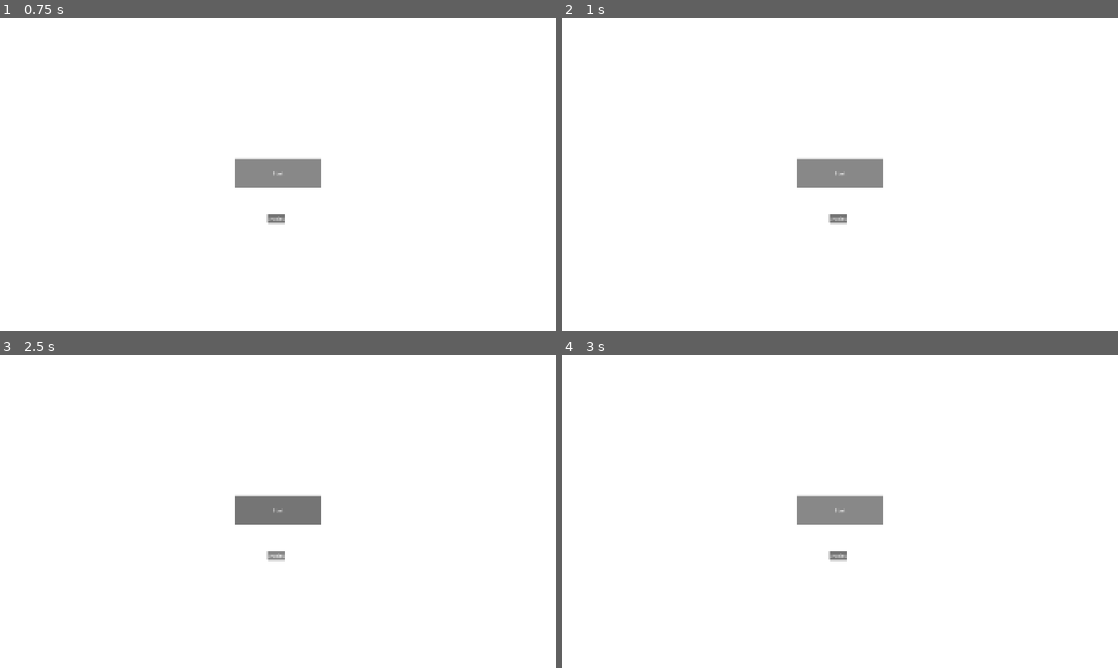
Above: before the commit, frames 1-4 (two rows, left to right).
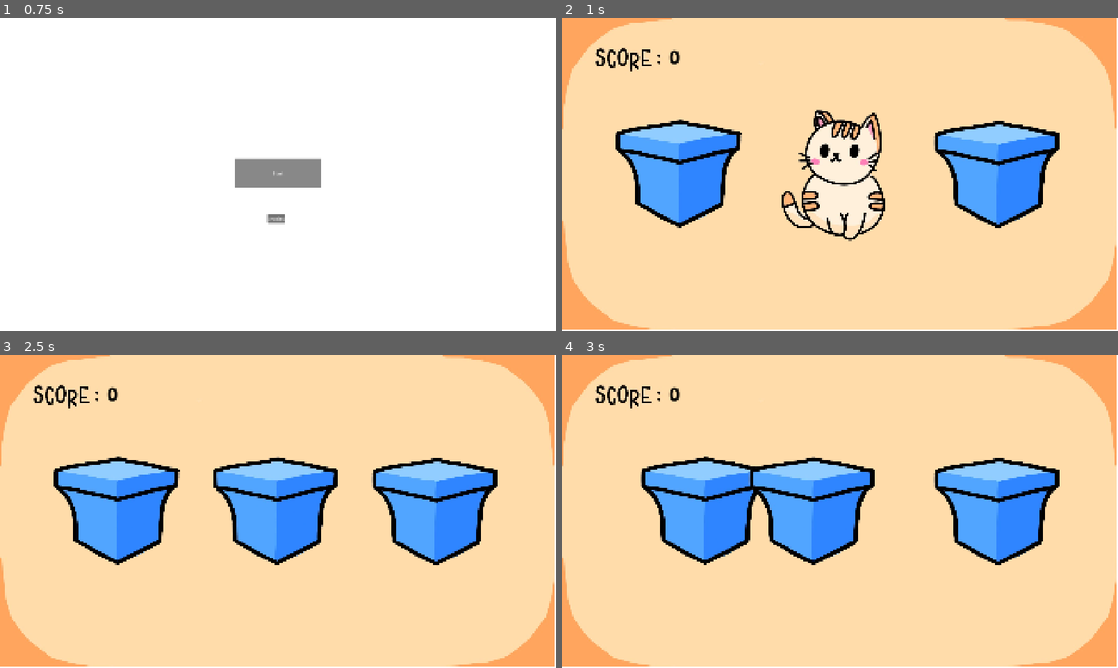
Above: after the commit, the same moments.

Repository: augustgrantham/gamejam2026
Game: Godot game, scene res://mainmenu.tscn
Same seed, same stepped clock (60 frames per second), same inputs: the game is played once before the commit and once after it. This scene is started directly instead of the project's main scene.
Inputs (mouse positions are in pixels of both pictures, inside the frame that each line leads up to):
- Up to frame 1 (0.75 s): click "Start" at 0.5 s
- Up to frame 2 (1 s): no input
- Up to frame 3 (2.5 s): click (278, 511) at 1.25 s, where only the run before the commit has a clickable "Start"; click (278, 555) at 2 s, where only the run before the commit has a clickable "credits"
- Up to frame 4 (3 s): click (840, 511) at 2.75 s, where only the run before the commit has a clickable "Start"

Frame 1 is identical in both runs. In frame 2, 99% of the frame differs, in the area x 0-100%, y 0-100%; in frame 3, 99%; in frame 4, 99%.
Error in both runs: Invalid assignment of property or key 'text' with value of type 'String' on a base object of type 'null instance'. (res://scripts/mainmenu.gd:6)

Commit message:
Last Sync: 2026-02-21 20:15 (Mobile)

Diff:
--- a/where's-schrodinger's-cat-/scenes/game.tscn
+++ b/where's-schrodinger's-cat-/scenes/game.tscn
@@ -7,6 +7,8 @@
 [sub_resource type="LabelSettings" id="LabelSettings_e2o6t"]
 font_size = 63
 font_color = Color(0, 0, 0, 1)
+outline_size = 6
+outline_color = Color(0, 0, 0, 1)
 
 [node name="Node2D" type="Node2D" unique_id=1786731713]
 script = ExtResource("1_80nbo")
--- a/where's-schrodinger's-cat-/scenes/mainmenu.tscn
+++ b/where's-schrodinger's-cat-/scenes/mainmenu.tscn
@@ -10,6 +10,8 @@
 [sub_resource type="LabelSettings" id="LabelSettings_7yvfd"]
 font_size = 64
 font_color = Color(0, 0, 0, 1)
+outline_size = 6
+outline_color = Color(0, 0, 0, 1)
 
 [node name="menuNode" type="Control" unique_id=653461740]
 layout_mode = 3
--- a/where's-schrodinger's-cat-/scripts/MusicPlayer.gd
+++ b/where's-schrodinger's-cat-/scripts/MusicPlayer.gd
@@ -7,6 +7,7 @@
 var box_opening_sfx = preload("res://sounds/zapsplat_foley_pouch_velcro_rip_013_97211.mp3")
 var meow = preload("res://sounds/Cat1.mp3")
 var swoosh = preload("res://sounds/woosh.wav")
+var buttonSound = preload("res://sounds/531851__tissman__menu-click-2.ogg")
 @onready var musicPlayer = $MusicController
 @onready var SFXPlayer = $SFXController
 @onready var swooshPlayer = $swooshController
@@ -37,3 +38,7 @@
 func play_swoosh():
 	swooshPlayer.stream = swoosh
 	swooshPlayer.play()
+
+func playButtonSound():
+	SFXPlayer.stream = buttonSound
+	SFXPlayer.play()
--- a/where's-schrodinger's-cat-/scripts/mainmenu.gd
+++ b/where's-schrodinger's-cat-/scripts/mainmenu.gd
@@ -6,13 +6,13 @@
 	highscoreLabel.text = str(AudioController.get_highscore())
 # This handles the Start Button
 func _on_start_pressed():
-	click_sound.play()
+	AudioController.playButtonSound()
 	AudioController.play_game() # Switches music to game track
 	await get_tree().create_timer(0.2).timeout
 	get_tree().change_scene_to_file("res://scenes/game.tscn") # MUST have () after get_tree
 
 func _on_credits_pressed():
-	click_sound.play()
+	AudioController.playButtonSound()
 	# We don't change the music here so the menu track keeps playing
 	await get_tree().create_timer(0.2).timeout
 	get_tree().change_scene_to_file("res://scenes/credits.tscn")
